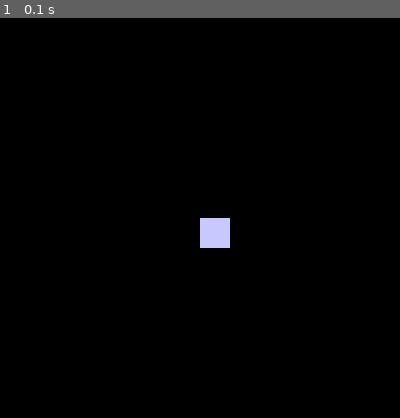
Above: before the commit, frame 1.
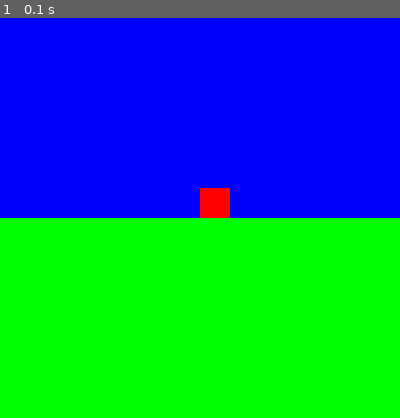
Above: after the commit, the same moment.

Repository: azariahpundari1/pygame_projects
Game: pygame game, started from main.py
The game is run twice, just before and just after one commit, with the same random seed, the same clock (stepped at 60 frames per second) and the same inputs.
Inputs:
- Up to frame 1 (0.1 s): no input

The runs differ from the first frame. In frame 1, 100% of the frame differs, in the area x 0-100%, y 0-100%.

Commit message:
Add land & sky elements

Diff:
--- a/main.py
+++ b/main.py
@@ -3,13 +3,16 @@
 WIDTH = 30
 HEIGHT = 30
 SCREEN_HEIGHT = 400
-SCREEN_WIDTH = 400
+SCREEN_WIDTH  = 400
+LAND_WIDTH = 400
+LAND_HEIGHT = 200
 
 def main():
     pygame.init()
     screen = pygame.display.set_mode((SCREEN_HEIGHT, SCREEN_WIDTH))
     pygame.display.set_caption("Bounce animation")
-    player = pygame.Rect(200, 200, WIDTH, HEIGHT)
+    player = pygame.Rect(200, 170, WIDTH, HEIGHT)
+    land = pygame.Rect(0, 200, SCREEN_WIDTH, LAND_HEIGHT)
 
     # Game loop until quit
     while True:
@@ -17,8 +20,9 @@
             if event.type == pygame.QUIT:
                 pygame.quit()
                 return
-        screen.fill((0, 0, 0))
-        pygame.draw.rect(screen, (200, 200, 255), player)
+        screen.fill((0, 0, 255))
+        pygame.draw.rect(screen, (0, 255, 0), land)
+        pygame.draw.rect(screen, (255, 0, 0), player)
         pygame.display.flip()  # updates screen
 
 
